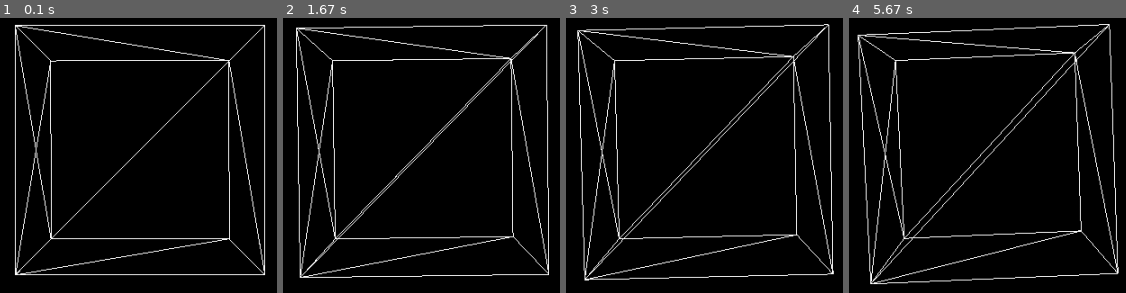
Above: before the commit, frames 1-4 (left to right).
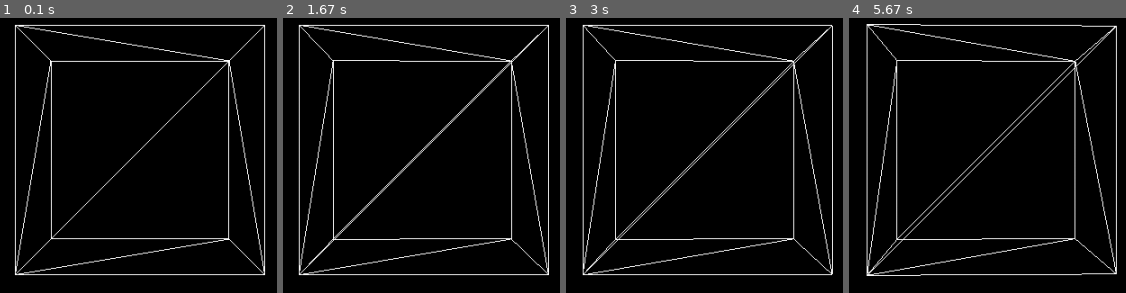
Above: after the commit, the same moments.

Repository: Danntastico/mathematics-for-computer-graphics
Game: pygame game, started from Chapter_4/PerspectiveCamera.py
Two runs of this game, one before a commit and one after it. Both use one fixed random seed, a clock stepped at 60 frames per second and the inputs below.
Inputs (mouse positions are in pixels of both pictures, inside the frame that each line leads up to):
- Up to frame 1 (0.1 s): no input
- Up to frame 2 (1.67 s): click (424, 150) at 0.38 s; click (427, 196) at 0.72 s; click (outside the picture) at 1.05 s; click (outside the picture) at 1.38 s
- Up to frame 3 (3 s): click (outside the picture) at 1.72 s; click (outside the picture) at 2.05 s; click (676, 29) at 2.38 s; click (outside the picture) at 2.72 s
- Up to frame 4 (5.67 s): click (outside the picture) at 3.05 s; click (outside the picture) at 3.38 s; click (outside the picture) at 3.72 s; click (outside the picture) at 4.05 s; click (1029, 119) at 4.38 s; click (outside the picture) at 4.72 s; click (outside the picture) at 5.05 s; click (outside the picture) at 5.38 s

The runs differ from the first frame. In frame 1, 1.7% of the frame differs, in the area x 5-96%, y 2-94%; in frame 2, 8.5%; in frame 3, 11%; in frame 4, 13%, in the area x 2-98%, y 2-98%.

Commit message:
Fix triangles positions on Cube mesh

Diff:
--- a/Chapter_4/Cube.py
+++ b/Chapter_4/Cube.py
@@ -1,6 +1,4 @@
 from Mesh3D import *
-
-
 class Cube(Mesh3D):
     def __init__(self):
         self.vertices = [
@@ -17,8 +15,8 @@
             0, 2, 3,
             0, 3, 1,
 
-            0, 6, 4,
-            0, 2, 6,
+            0, 2, 4,
+            4, 6, 0,
 
             0, 6, 7,
             0, 7, 1,
--- a/Chapter_4/PerspectiveCamera.py
+++ b/Chapter_4/PerspectiveCamera.py
@@ -17,14 +17,17 @@
 # glOrtho(-1, 1, 1, -1, 0.1, 100.0)
 glTranslatef(0, 0, -3)
 cube = Cube()
-
+rotate_cube = False
 while not done:
     for event in pygame.event.get():
         if event.type == pygame.QUIT:
             done = True
+        elif event.type == pygame.MOUSEBUTTONDOWN:
+            rotate_cube = not rotate_cube
     glClear(GL_COLOR_BUFFER_BIT | GL_DEPTH_BUFFER_BIT)
-    glRotatef(0.01, 1, 0, 1)
     cube.draw()
+    if rotate_cube:
+        glRotatef(0.01, 0, 0.5, 0)
     pygame.display.flip()
 
 pygame.quit()
